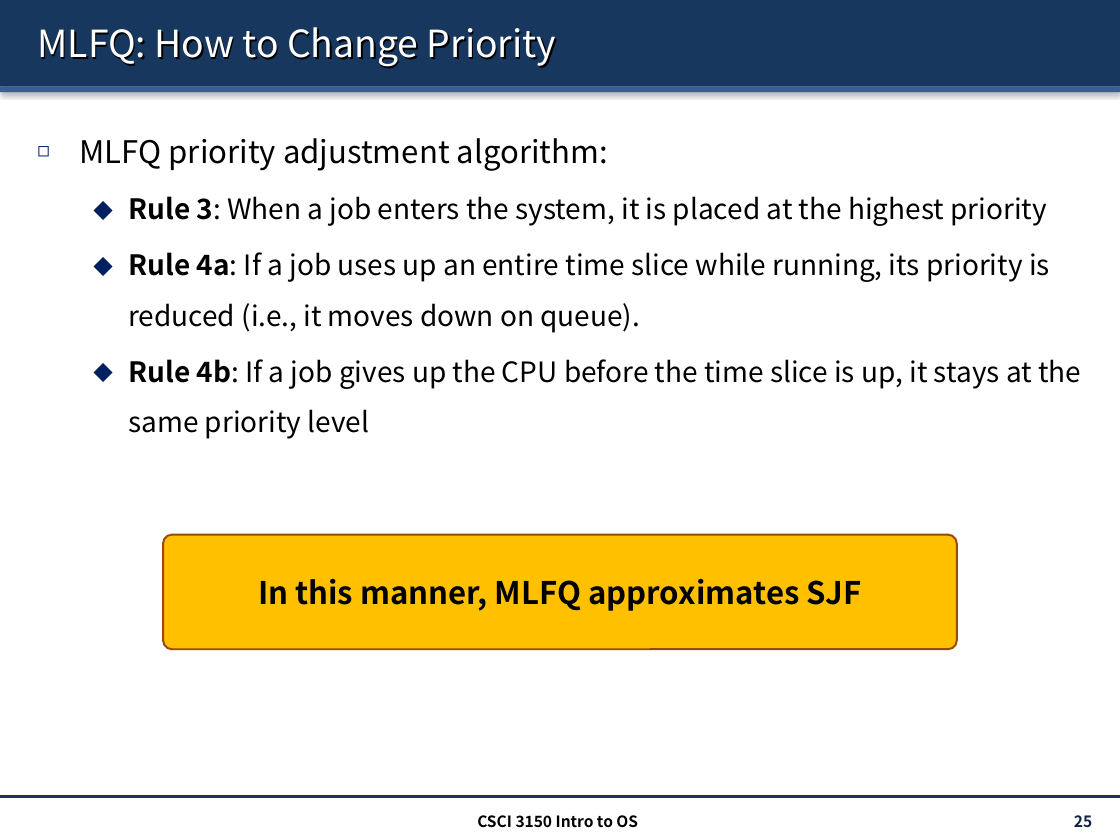
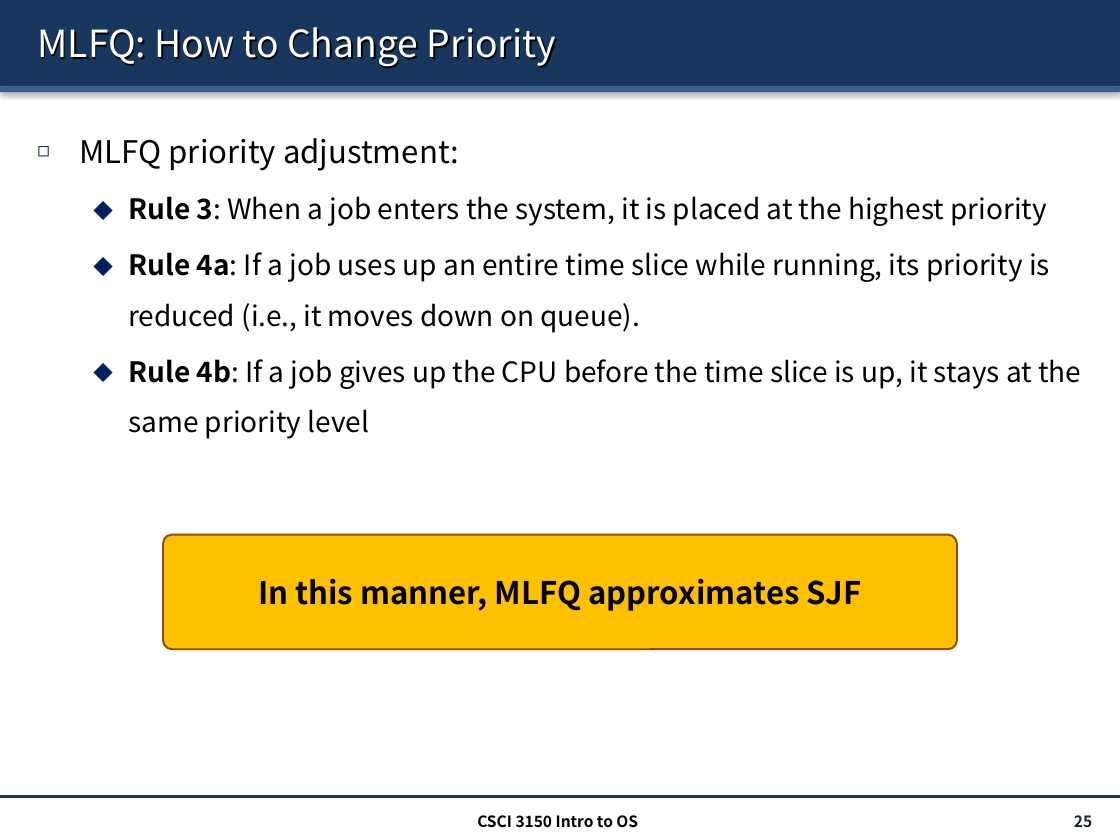
Before and after one commit to henryhxu/CSCI3150, a slide deck: slide 25 of lecture/lec9_sched.pptx. Drawn at 1120x840 pixels with LibreOffice and Linux fonts; fonts in the diff are those of the drawing. Boxes give left, top, right and bottom in pixels: in the first picture for what was removed or moved away, otherwise in the second. Text is boxed around its words. In the diff, an @@ line names an element or a change of style, - is before the commit and + after.

```diff
--- a/lecture/lec9_sched.pptx
+++ b/lecture/lec9_sched.pptx
@@ text at [79,138,459,171]: text changed @@
-◻ MLFQ priority adjustment algorithm:
+◻ MLFQ priority adjustment:
```
Also in this commit, not shown: 18 other slides changed, 1 other file.
